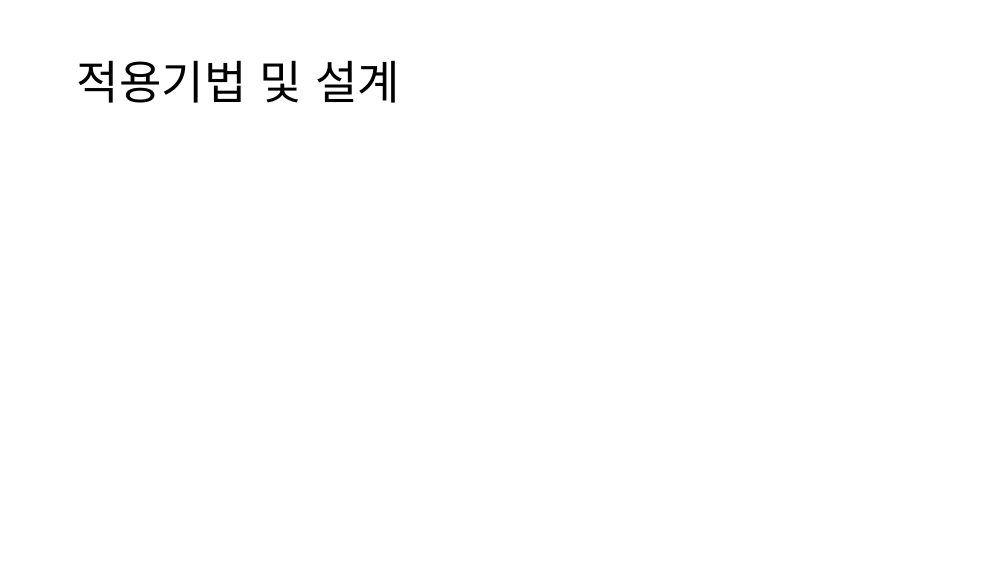
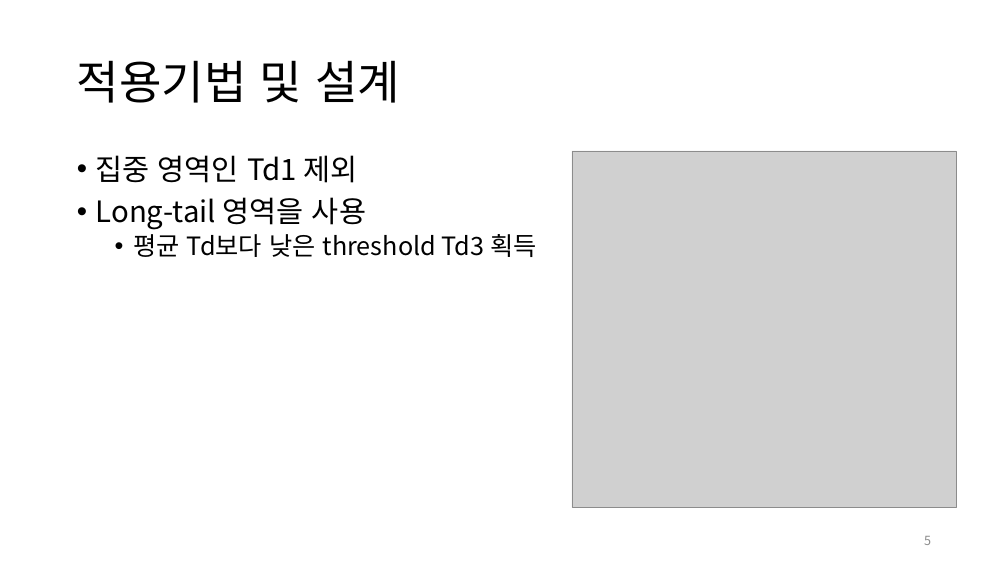
Before and after one commit to diemori/anti-crawler, a slide deck: slide 5 of 30_Presentation/AntiCrawlerLTM_노인우_20180611.pptx. Drawn at 1008x567 pixels with LibreOffice and Linux fonts; fonts in the diff are those of the drawing; grey boxes stand for pictures. Boxes give left, top, right and bottom in pixels: in the first picture for what was removed or moved away, otherwise in the second. Text is boxed around its words. In the diff, an @@ line names an element or a change of style, - is before the commit and + after.

```diff
--- a/30_Presentation/AntiCrawlerLTM_노인우_20180611.pptx
+++ b/30_Presentation/AntiCrawlerLTM_노인우_20180611.pptx
@@ text added at <box>96,155,536,257</box>, 28 pt, text #000000 @@
+• 집중 영역인 Td1 제외
+• Long-tail 영역을 사용
+  • 평균 Td보다 낮은 threshold Td3 획득
@@ picture added at <box>572,151,957,507</box> @@
@@ page number added at <box>924,536,931,545</box>, 12 pt, text #8C8C8C @@
+5
```
Also in this commit, not shown: 5 other slides changed, 4 slides added, 1 slide removed, 5 other files.
